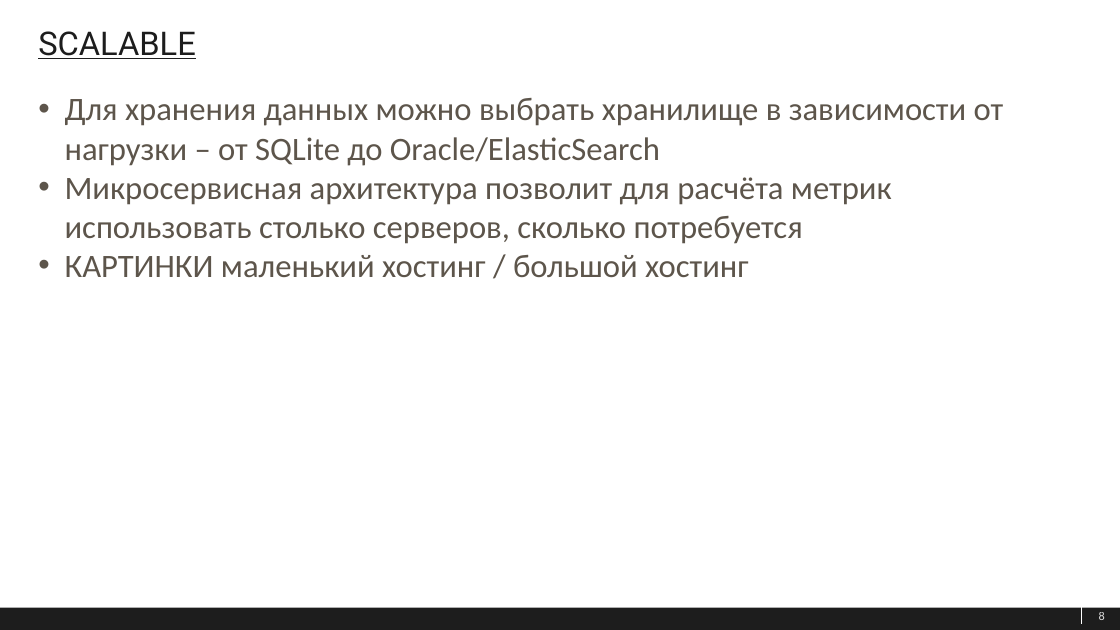
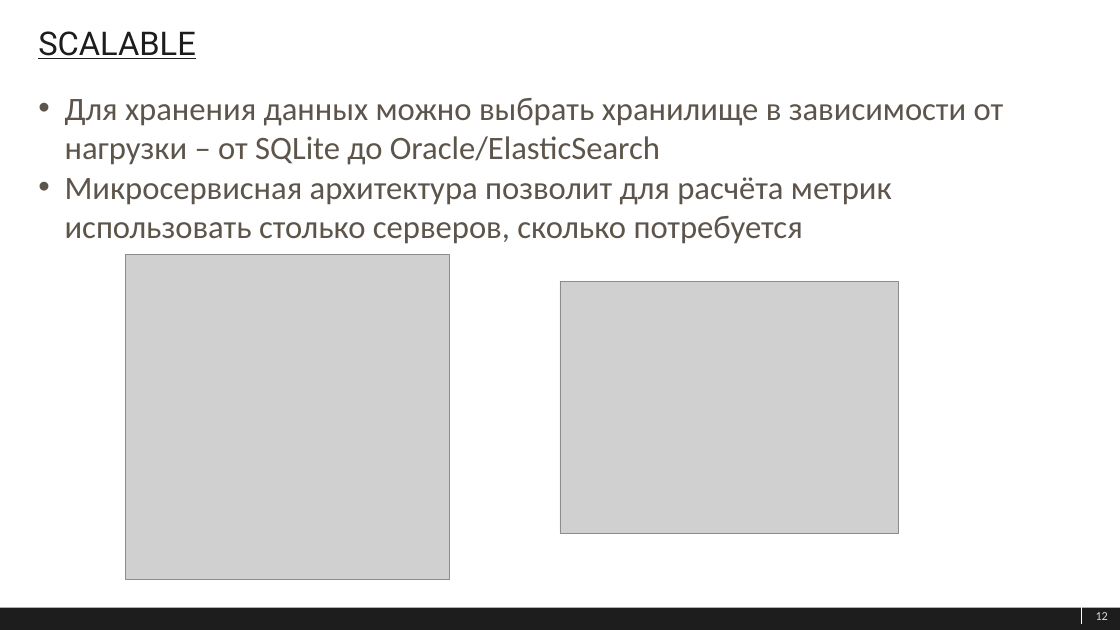
Before and after one commit to Gallardo13/SBH2019, a slide deck: slide 12 of Хакатон_2019_ФСО.1.pptx (slide 8 before the commit). Drawn at 1120x630 pixels with LibreOffice and Linux fonts; fonts in the diff are those of the drawing; grey boxes stand for pictures. Boxes give left, top, right and bottom in pixels: in the first picture for what was removed or moved away, otherwise in the second. Text is boxed around its words. In the diff, an @@ line names an element or a change of style, - is before the commit and + after.

```diff
--- a/Хакатон_2019_ФСО.1.pptx
+++ b/Хакатон_2019_ФСО.1.pptx
@@ text at (65, 255, 749, 277): paragraph removed @@
-• КАРТИНКИ маленький хостинг / большой хостинг
@@ picture added at (125, 255, 450, 579) @@
@@ picture added at (560, 281, 899, 534) @@
@@ page number at (1096, 612, 1108, 620): text changed @@
-8
+12
```
Also in this commit, not shown: 9 other slides changed, 4 slides added, 1 other file.
